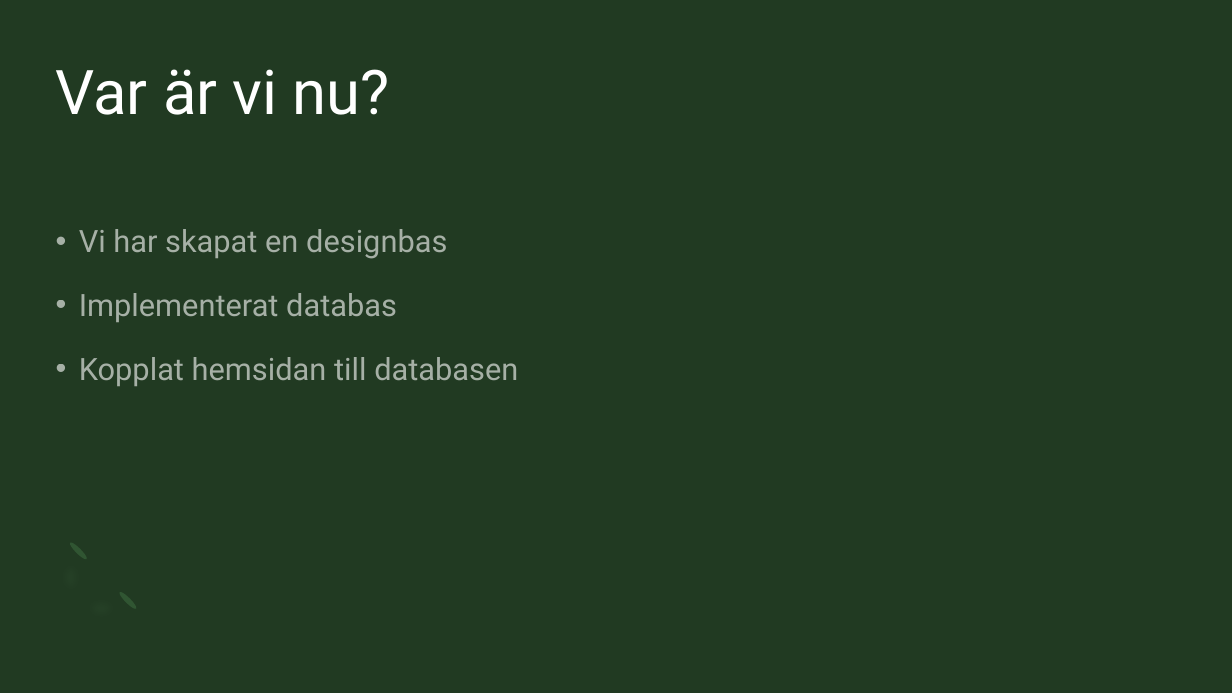
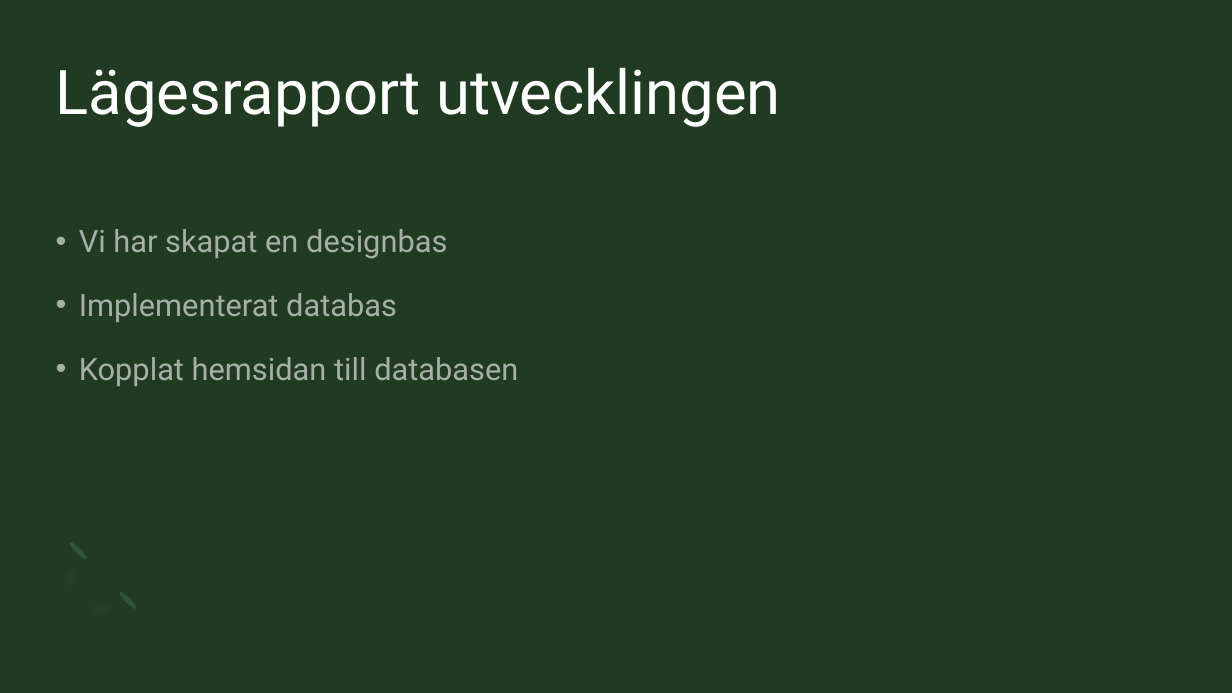
Before and after one commit to Sjofil/HASAB-IDA3, a slide deck: slide 7 of Delredovisning/Sustainable Forms presentation.pptx. Drawn at 1232x693 pixels with LibreOffice and Linux fonts; fonts in the diff are those of the drawing. Boxes give left, top, right and bottom in pixels: in the first picture for what was removed or moved away, otherwise in the second. Text is boxed around its words. In the diff, an @@ line names an element or a change of style, - is before the commit and + after.

```diff
--- a/Delredovisning/Sustainable Forms presentation.pptx
+++ b/Delredovisning/Sustainable Forms presentation.pptx
@@ title at (56,67,781,127): text changed @@
-Var är vi nu?
+Lägesrapport utvecklingen
```
Also in this commit, not shown: 1 other slide changed.
